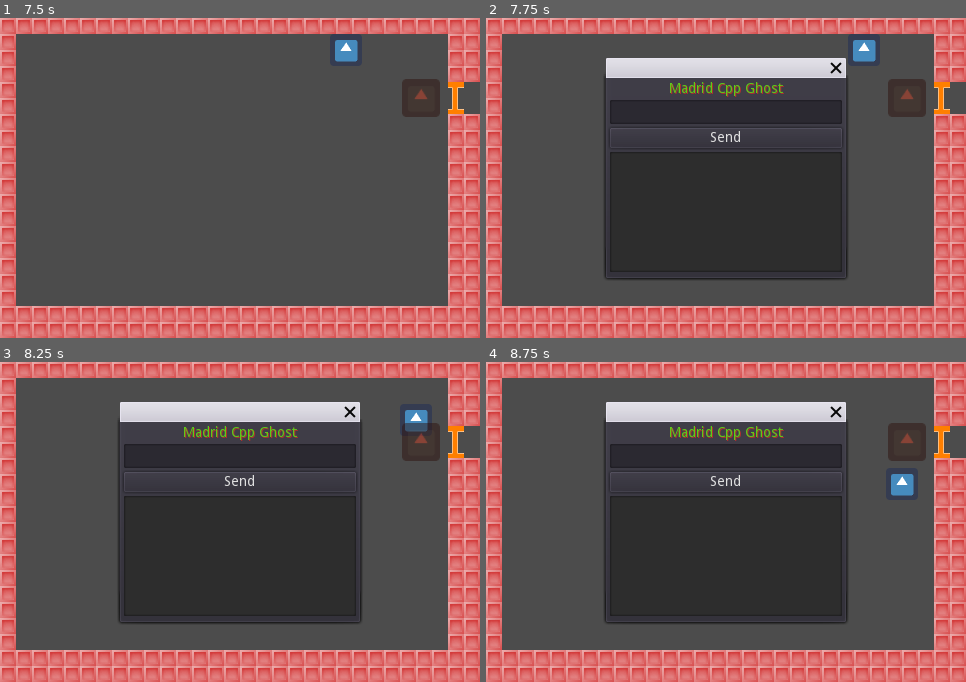
Above: before the commit, frames 1-4 (two rows, left to right).
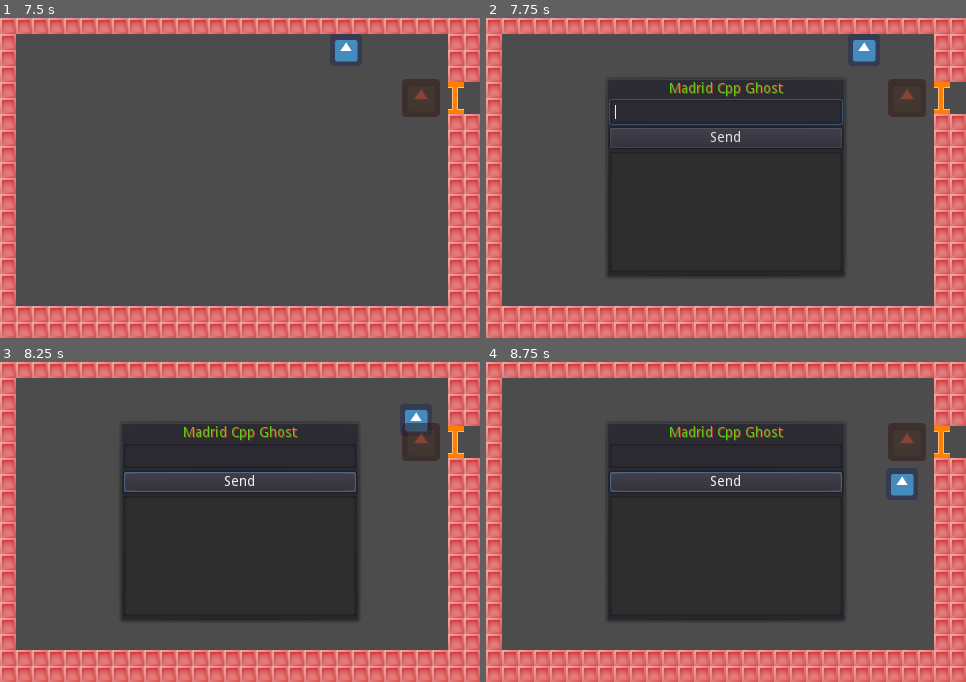
Above: after the commit, the same moments.

Repository: jgsogo/talk-godot-gdnative
Game: Godot game, scene res://MainScene.tscn
The game is run twice, just before and just after one commit, with the same random seed, the same clock (stepped at 60 frames per second) and the same inputs. Before the commit the project starts from res://Map.tscn. The engine's default icon, where the game draws it, is replaced by a stand-in: a white triangle on a blue panel in a dark square.
Inputs:
- Up to frame 1 (7.5 s): tap Enter at 0.5, 2.75 s; hold Up (ui_up) 0.53-2.03 s; tap Space at 2, 3.5 s; hold Left (ui_left) 2.03-3.53 s; hold Down (ui_down) 3.53-4.28 s; hold Right (ui_right) 4.28-5.03 s; hold Up (ui_up) 5.03-5.78 s; hold Right (ui_right) from 5.78 s (still down)
- Up to frame 2 (7.75 s): keep holding Right (ui_right)
- Up to frame 3 (8.25 s): release Right (ui_right) at 8.03 s; hold Down (ui_down) from 8.03 s (still down)
- Up to frame 4 (8.75 s): keep holding Down (ui_down)

Frame 1 is identical in both runs. In frame 2, 4.2% of the frame differs, in the area x 24-76%, y 12-82%; in frame 3, 4.2%; in frame 4, 4.2%.

Commit message:
Renamed Map scene to MainScene

Diff:
--- a/Dialog.tscn
+++ b/Dialog.tscn
@@ -18,7 +18,8 @@
 scale = Vector2( 0.6, 0.6 )
 texture = ExtResource( 2 )
 
-[node name="PopupPanel" type="WindowDialog" parent="."]
+[node name="PopupPanel" type="PopupPanel" parent="."]
+visible = true
 margin_left = -330.0
 margin_top = -40.0
 margin_right = -90.0
--- a/Map.tscn
+++ b/MainScene.tscn
@@ -4,7 +4,7 @@
 [ext_resource path="res://MapTileset.tres" type="TileSet" id=2]
 [ext_resource path="res://Dialog.tscn" type="PackedScene" id=3]
 
-[node name="Map" type="Node2D"]
+[node name="MainScene" type="Node2D"]
 
 [node name="MainCharacter" parent="." instance=ExtResource( 1 )]
 position = Vector2( 60, 140 )
--- a/project.godot
+++ b/project.godot
@@ -16,7 +16,7 @@
 [application]
 
 config/name="Madrid Cpp Lounge"
-run/main_scene="res://Map.tscn"
+run/main_scene="res://MainScene.tscn"
 config/icon="res://icon.png"
 
 [display]
